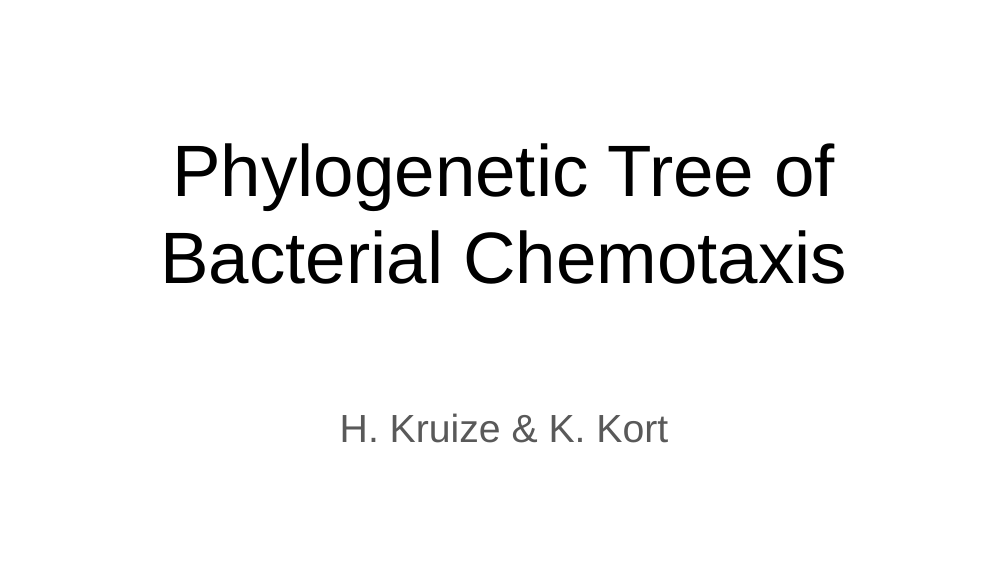
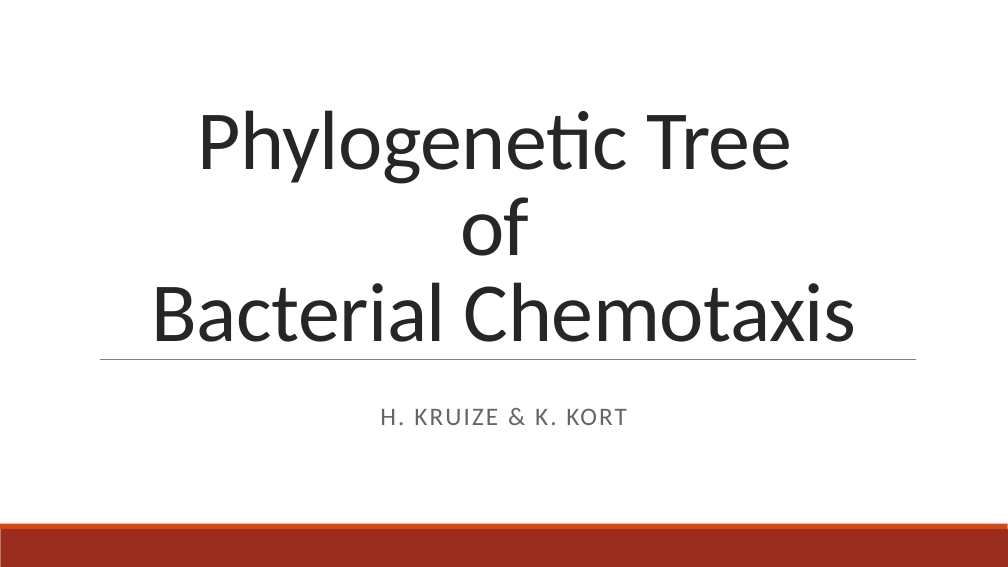
Before and after one commit to MrKort/Pcfb_Final_Project, a slide deck: slide 1 of PBfB_final_presentation_HKruize_KKort.pptx. Drawn at 1008x567 pixels with LibreOffice and Linux fonts; fonts in the diff are those of the drawing. Boxes give left, top, right and bottom in pixels: in the first picture for what was removed or moved away, otherwise in the second. Text is boxed around its words. In the diff, an @@ line names an element or a change of style, - is before the commit and + after.

```diff
--- a/PBfB_final_presentation_HKruize_KKort.pptx
+++ b/PBfB_final_presentation_HKruize_KKort.pptx
@@ title "Phylogenetic Tree of Bacterial Chemotaxis": place and size @@
-title "Phylogenetic Tree of Bacterial Chemotaxis" at (160, 143, 847, 284)
+title "Phylogenetic Tree of Bacterial Chemotaxis" at (152, 110, 857, 360)
@@ title "Phylogenetic Tree of Bacterial Chemotaxis" at (152, 110, 857, 360): size 52 to 60 pt, font Arial to Calibri, text colour #000000 to #262626, letter spacing 0 to -0.4 pt; line spacing 1 to 0.85 @@
@@ line added from (100, 359) to (916, 359), #808080 0.5 pt @@
@@ subtitle at (380, 408, 626, 425): text changed; size 28 to 18 pt; font Arial to Calibri; text colour #595959 to #696464 @@
-H. Kruize & K. Kort
+H. KRUIZE & K. KORT
@@ rectangle added at (0, 529, 1008, 567), fill #9B2D1F @@
@@ rectangle added at (0, 524, 1008, 529), fill #D34817 @@
```
Also in this commit, not shown: 9 other slides changed, 3 slides added, 2 slides removed, 4 other files.
